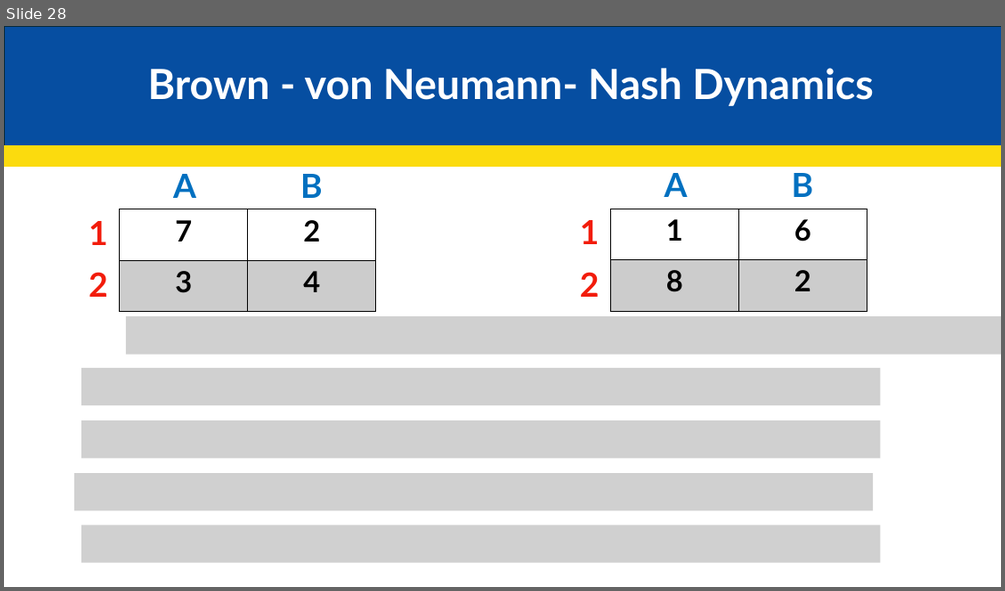
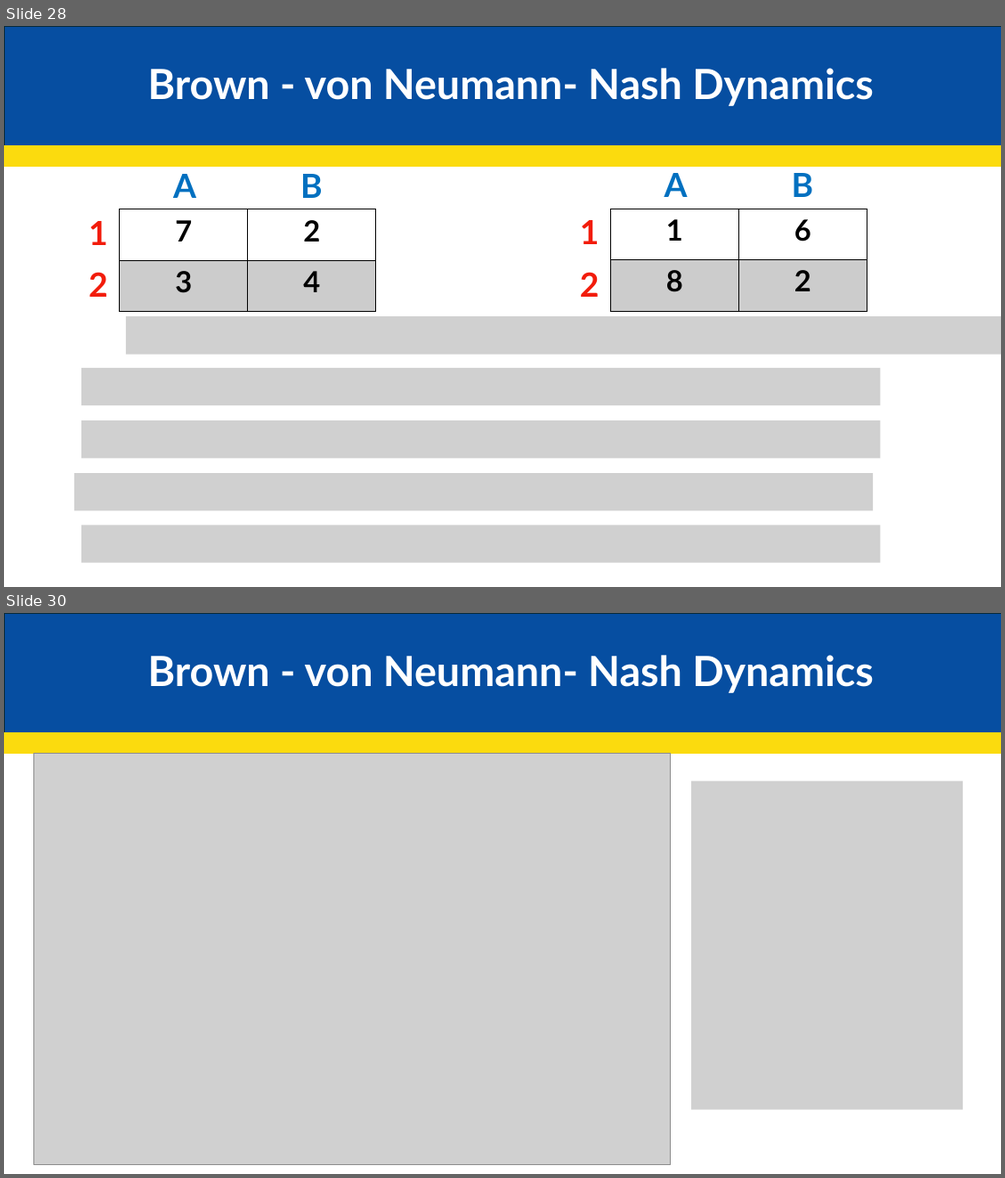
Before and after one commit to JakeCisc210/Candidacy, a slide deck: Reading Course/Presentations/Game Theory Six.pptx. Shown one above the other, each under a label of ours: slide 28 before the commit, slides 28 and 30 after it; the slides between them are not shown. The pictures are 1005x591 and 1005x1178 pixels, drawn with LibreOffice and Linux fonts; fonts in the diff are those of the drawing; grey boxes stand for pictures. Boxes give left, top, right and bottom in pixels: in the first picture for what was removed or moved away, otherwise in the second. Text is boxed around its words. In the diff, an @@ line names an element or a change of style, - is before the commit and + after.

```diff
--- a/Reading Course/Presentations/Game Theory Six.pptx
+++ b/Reading Course/Presentations/Game Theory Six.pptx
@@ slide 30 added at [4,613,1001,1174], background #FFFFFF @@
@@ rectangle added at [5,613,1001,732], fill #064EA1, outline #092A39 1.5 pt @@
@@ text added at [148,655,874,693], 40 pt, text #FFFFFF, bold @@
+Brown - von Neumann- Nash Dynamics
@@ rectangle added at [4,732,1001,753], fill #FBDB0E, outline #FBDB0E 1.5 pt @@
@@ picture added at [34,753,671,1164] @@
@@ picture added at [691,780,963,1109] @@
```
Also in this commit, not shown: 1 slide changed, 1 other file.
